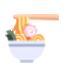
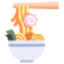
The second 64px x 64px image is a revision of the first. Changes to its layers:
hid "IconoRamen8", painted on it over bbox(9, 1, 59, 38)
showed "IconoRamen" over bbox(9, 1, 59, 38)
